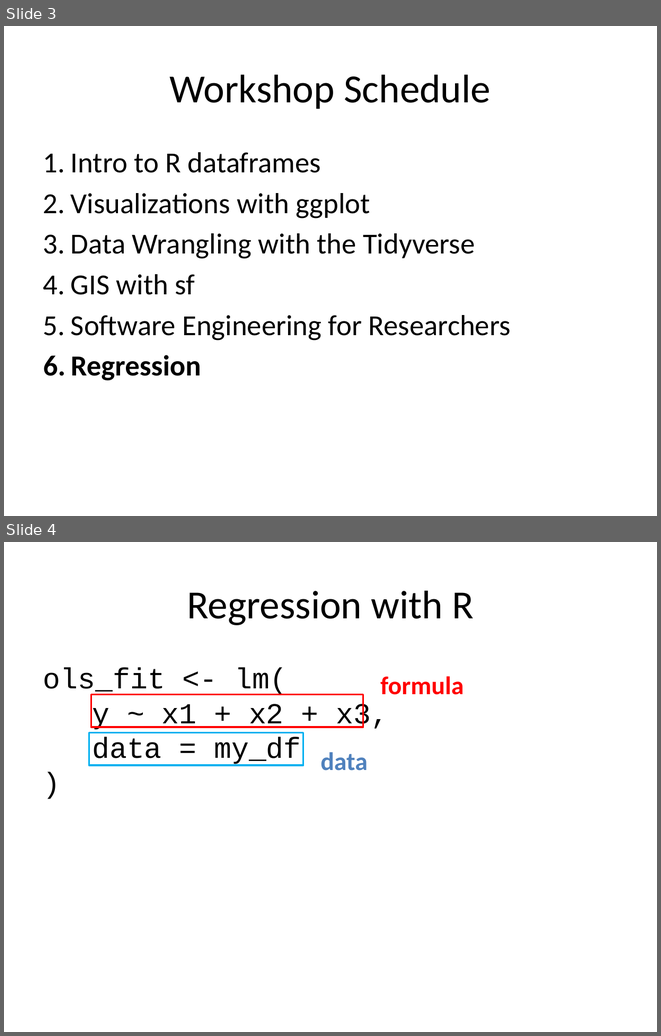
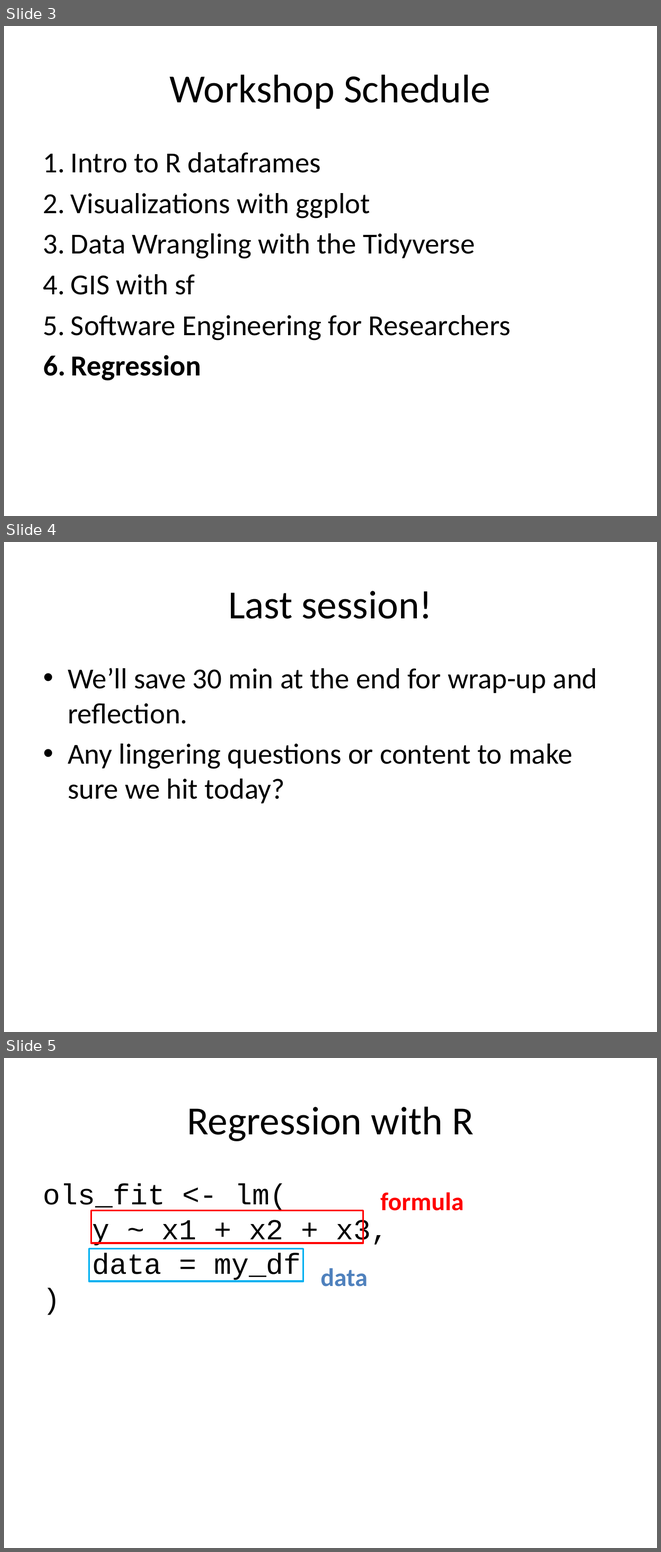
Before and after one commit to jtannen/r-for-datascience, a slide deck: session-6-regression/session-6-regression.pptx. Shown one above the other, each under a label of ours: slides 3 and 4 before the commit, slides 3, 4 and 5 after it. The pictures are 661x1036 and 661x1552 pixels, drawn with LibreOffice and Linux fonts; fonts in the diff are those of the drawing. Boxes give left, top, right and bottom in pixels: in the first picture for what was removed or moved away, otherwise in the second. Text is boxed around its words. In the diff, an @@ line names an element or a change of style, - is before the commit and + after.

Commit message:
slides reflection

```diff
--- a/session-6-regression/session-6-regression.pptx
+++ b/session-6-regression/session-6-regression.pptx
@@ slide 4 added at box(4, 542, 657, 1032), background #FFFFFF @@
@@ title added at box(228, 591, 433, 619), 44 pt, text #000000 @@
+Last session!
@@ text added at box(68, 668, 598, 803), 32 pt, text #000000 @@
+• We’ll save 30 min at the end for wrap-up and reflection.
+• Any lingering questions or content to make sure we hit today?
@@ what was slide 4 is now slide 5 @@
```
Also in this commit, not shown: 1 slide changed.
